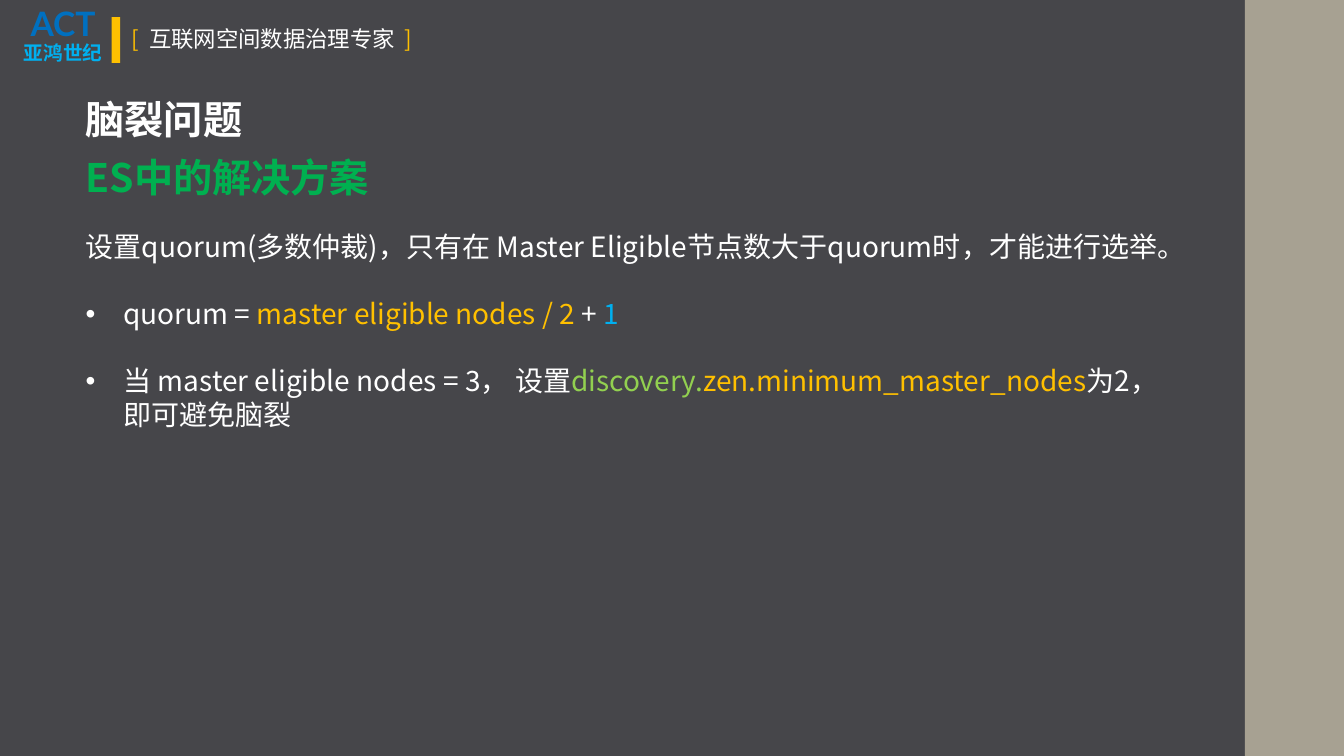
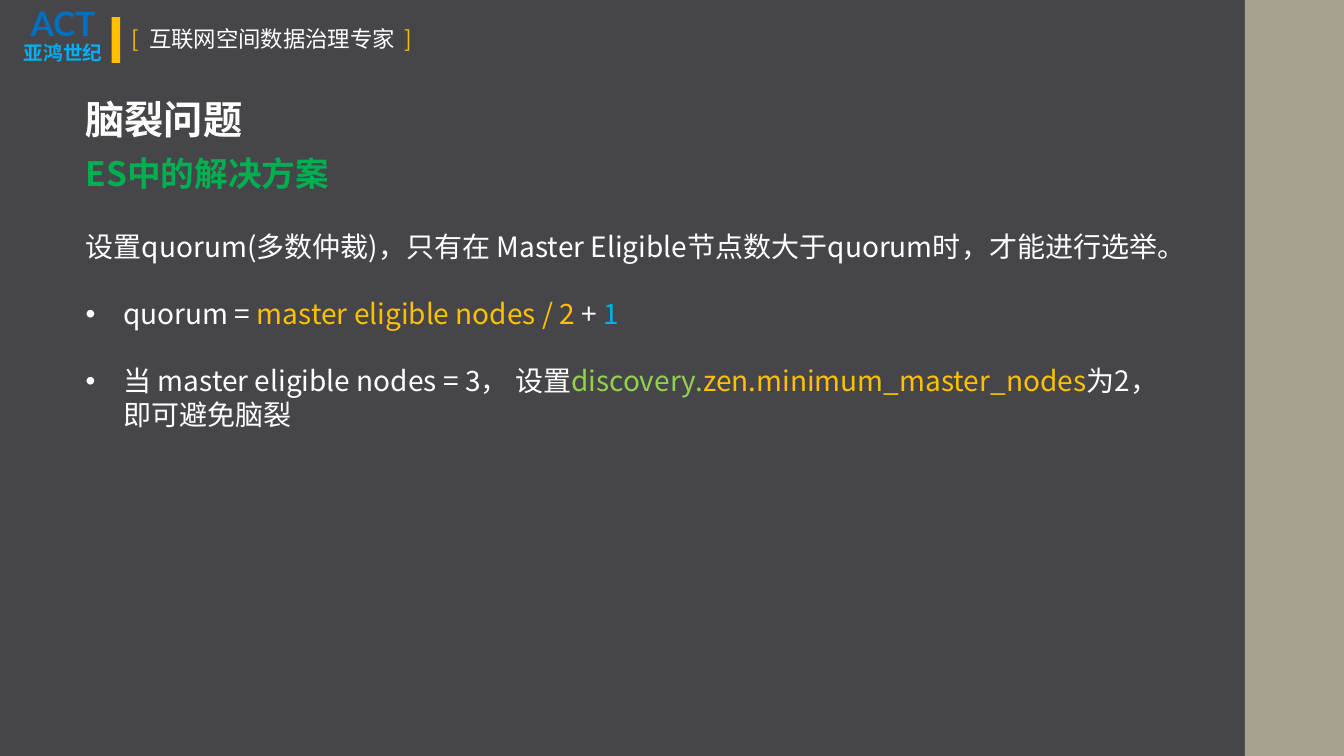
Before and after one commit to VincentMLiu/BigMingNotes, a slide deck: slide 24 of Memory Palace/Elasticsearch/ElasticSearch基本原理.pptx. Drawn at 1344x756 pixels with LibreOffice and Linux fonts; fonts in the diff are those of the drawing. Boxes give left, top, right and bottom in pixels: in the first picture for what was removed or moved away, otherwise in the second. Text is boxed around its words. In the diff, an @@ line names an element or a change of style, - is before the commit and + after.

```diff
--- a/Memory Palace/Elasticsearch/ElasticSearch基本原理.pptx
+++ b/Memory Palace/Elasticsearch/ElasticSearch基本原理.pptx
@@ text "ES中的解决方案" at box(86, 157, 329, 189): size 28 to 24 pt @@
```
Also in this commit, not shown: 12 other slides changed, 24 slides added, 6 slides removed, 25 other files.
